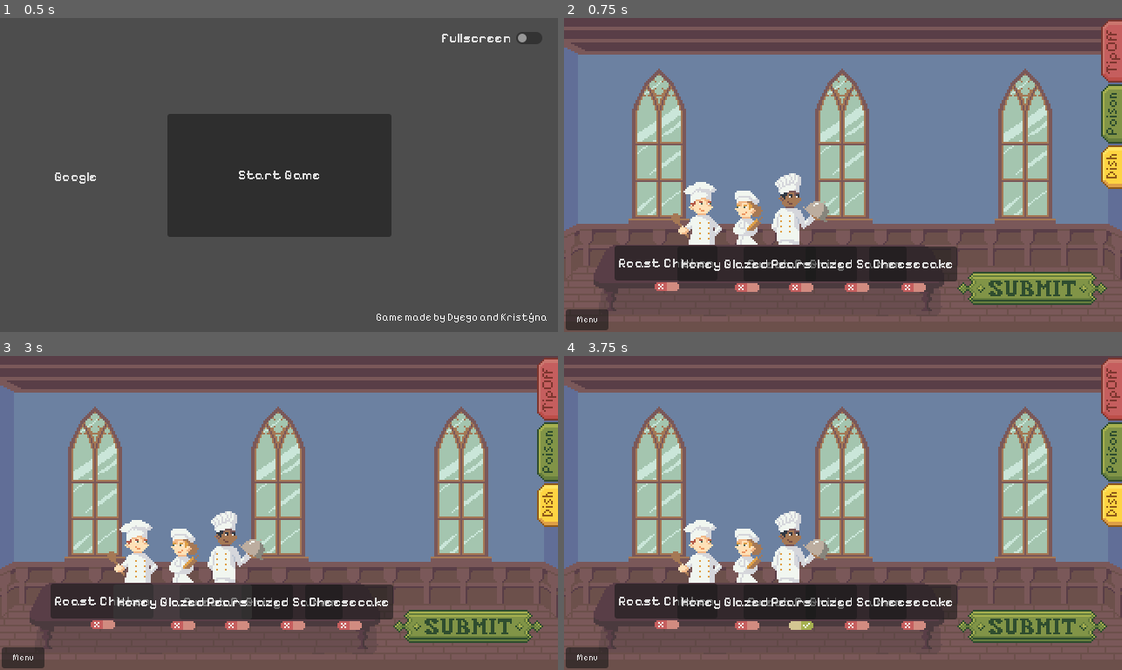
Above: before the commit, frames 1-4 (two rows, left to right).
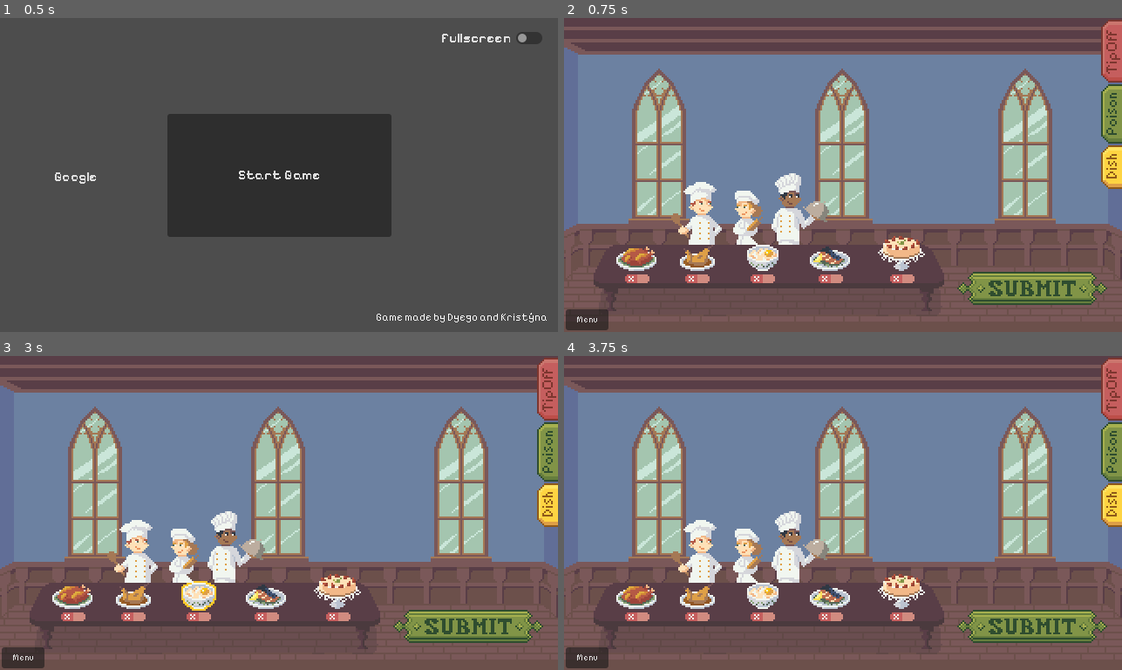
Above: after the commit, the same moments.

Repository: krstnvz/brackeys-gamejam
Game: Godot game, scene res://scenes/game/root.tscn
The game is run twice, just before and just after one commit, with the same random seed, the same clock (stepped at 60 frames per second) and the same inputs.
Inputs (mouse positions are in pixels of both pictures, inside the frame that each line leads up to; where the layout moved, square brackets give the same spot in the first picture):
- Up to frame 1 (0.5 s): no input
- Up to frame 2 (0.75 s): click "Start Game" at 0.5 s
- Up to frame 3 (3 s): click "Menu" at 1.25 s; click "Start Game" at 2 s; click (200, 594) [234, 600] at 2.75 s
- Up to frame 4 (3.75 s): click (798, 626) at 3.52 s

Frame 1 is identical in both runs. In frame 2, 7.6% of the frame differs, in the area x 9-71%, y 69-88%; in frame 3, 7.2%; in frame 4, 7.6%.

Commit message:
feat: implement dishes sprites

Diff:
--- a/data objects/cooks/peter.tres
+++ b/data objects/cooks/peter.tres
@@ -1,7 +1,7 @@
 [gd_resource type="Resource" script_class="CookData" format=3 uid="uid://cgweu5mb0amv6"]
 
 [ext_resource type="Script" uid="uid://bga07nfiordvr" path="res://scripts/cooks/cook_data.gd" id="1_4hc0y"]
-[ext_resource type="Texture2D" uid="uid://1bqsoa6rtxjv" path="res://sprites/peter.png" id="1_syy0o"]
+[ext_resource type="Texture2D" uid="uid://1bqsoa6rtxjv" path="res://sprites/cooks/peter.png" id="1_syy0o"]
 
 [sub_resource type="AtlasTexture" id="AtlasTexture_3rvul"]
 resource_local_to_scene = true
--- a/data objects/cooks/rose.tres
+++ b/data objects/cooks/rose.tres
@@ -1,7 +1,7 @@
 [gd_resource type="Resource" script_class="CookData" format=3 uid="uid://cmd7y583cyq1w"]
 
 [ext_resource type="Script" uid="uid://bga07nfiordvr" path="res://scripts/cooks/cook_data.gd" id="1_mj3sb"]
-[ext_resource type="Texture2D" uid="uid://dcrblg5xh3rrd" path="res://sprites/rose.png" id="1_wwv8s"]
+[ext_resource type="Texture2D" uid="uid://dcrblg5xh3rrd" path="res://sprites/cooks/rose.png" id="1_wwv8s"]
 
 [sub_resource type="AtlasTexture" id="AtlasTexture_6rcen"]
 atlas = ExtResource("1_wwv8s")
--- a/data objects/cooks/simon.tres
+++ b/data objects/cooks/simon.tres
@@ -1,7 +1,7 @@
 [gd_resource type="Resource" script_class="CookData" format=3 uid="uid://dnmrawhs2simj"]
 
 [ext_resource type="Script" uid="uid://bga07nfiordvr" path="res://scripts/cooks/cook_data.gd" id="1_8woyn"]
-[ext_resource type="Texture2D" uid="uid://i118rkoynqja" path="res://sprites/simon.png" id="1_afm0h"]
+[ext_resource type="Texture2D" uid="uid://i118rkoynqja" path="res://sprites/cooks/simon.png" id="1_afm0h"]
 
 [sub_resource type="AtlasTexture" id="AtlasTexture_6gsus"]
 atlas = ExtResource("1_afm0h")
--- a/data objects/dishes/cheesecake.tres
+++ b/data objects/dishes/cheesecake.tres
@@ -1,6 +1,15 @@
 [gd_resource type="Resource" script_class="DishData" format=3 uid="uid://56cna5mxbnma"]
 
 [ext_resource type="Script" uid="uid://xbgs8haytcbq" path="res://scripts/dishes/dish_data.gd" id="1_3goxc"]
+[ext_resource type="Texture2D" uid="uid://dqa4vr1l0h4e6" path="res://sprites/dishes/cheesecake.png" id="1_d058o"]
+
+[sub_resource type="AtlasTexture" id="AtlasTexture_4r4dt"]
+atlas = ExtResource("1_d058o")
+region = Rect2(29, 0, 29, 22)
+
+[sub_resource type="AtlasTexture" id="AtlasTexture_85asg"]
+atlas = ExtResource("1_d058o")
+region = Rect2(0, 0, 29, 22)
 
 [resource]
 script = ExtResource("1_3goxc")
@@ -8,4 +17,6 @@
 cook = 2
 ingredients = Array[int]([18, 19, 20, 1, 2, 0])
 poisoned = true
+normal = SubResource("AtlasTexture_85asg")
+hightlight = SubResource("AtlasTexture_4r4dt")
 metadata/_custom_type_script = "uid://xbgs8haytcbq"
--- a/data objects/dishes/glazed_salmon.tres
+++ b/data objects/dishes/glazed_salmon.tres
@@ -1,10 +1,21 @@
 [gd_resource type="Resource" script_class="DishData" format=3 uid="uid://b61cj1umiow24"]
 
+[ext_resource type="Texture2D" uid="uid://4rb03dkhh48" path="res://sprites/dishes/salmon.png" id="1_5qtjp"]
 [ext_resource type="Script" uid="uid://xbgs8haytcbq" path="res://scripts/dishes/dish_data.gd" id="1_oxf3c"]
+
+[sub_resource type="AtlasTexture" id="AtlasTexture_wxm4e"]
+atlas = ExtResource("1_5qtjp")
+region = Rect2(25, 0, 25, 16)
+
+[sub_resource type="AtlasTexture" id="AtlasTexture_um2t8"]
+atlas = ExtResource("1_5qtjp")
+region = Rect2(0, 0, 25, 16)
 
 [resource]
 script = ExtResource("1_oxf3c")
 name = "Glazed Salmon"
 cook = 1
 ingredients = Array[int]([6, 7, 3, 8, 9])
+normal = SubResource("AtlasTexture_um2t8")
+hightlight = SubResource("AtlasTexture_wxm4e")
 metadata/_custom_type_script = "uid://xbgs8haytcbq"
--- a/data objects/dishes/honey_glazed_pears.tres
+++ b/data objects/dishes/honey_glazed_pears.tres
@@ -1,9 +1,20 @@
 [gd_resource type="Resource" script_class="DishData" format=3 uid="uid://yhpjs4kca8c2"]
 
+[ext_resource type="Texture2D" uid="uid://bc0w3mag6u2xm" path="res://sprites/dishes/pears.png" id="1_esoqe"]
 [ext_resource type="Script" uid="uid://xbgs8haytcbq" path="res://scripts/dishes/dish_data.gd" id="1_kcg7v"]
+
+[sub_resource type="AtlasTexture" id="AtlasTexture_rrrcj"]
+atlas = ExtResource("1_esoqe")
+region = Rect2(22, 0, 22, 17)
+
+[sub_resource type="AtlasTexture" id="AtlasTexture_db3h0"]
+atlas = ExtResource("1_esoqe")
+region = Rect2(0, 0, 22, 17)
 
 [resource]
 script = ExtResource("1_kcg7v")
 name = "Honey Glazed Pears"
 ingredients = Array[int]([17, 15, 16, 3, 0])
+normal = SubResource("AtlasTexture_db3h0")
+hightlight = SubResource("AtlasTexture_rrrcj")
 metadata/_custom_type_script = "uid://xbgs8haytcbq"
--- a/data objects/dishes/roast_chicken.tres
+++ b/data objects/dishes/roast_chicken.tres
@@ -1,10 +1,21 @@
 [gd_resource type="Resource" script_class="DishData" format=3 uid="uid://b5j3dxsi5ixmf"]
 
+[ext_resource type="Texture2D" uid="uid://b3gosdlvb27pc" path="res://sprites/dishes/chicken.png" id="1_15ubm"]
 [ext_resource type="Script" uid="uid://xbgs8haytcbq" path="res://scripts/dishes/dish_data.gd" id="1_twulo"]
+
+[sub_resource type="AtlasTexture" id="AtlasTexture_m5pp0"]
+atlas = ExtResource("1_15ubm")
+region = Rect2(25, 0, 25, 16)
+
+[sub_resource type="AtlasTexture" id="AtlasTexture_lmx2b"]
+atlas = ExtResource("1_15ubm")
+region = Rect2(0, 0, 25, 16)
 
 [resource]
 script = ExtResource("1_twulo")
 name = "Roast Chicken"
 cook = 1
 ingredients = Array[int]([10, 11, 12, 13, 14, 3, 1])
+normal = SubResource("AtlasTexture_lmx2b")
+hightlight = SubResource("AtlasTexture_m5pp0")
 metadata/_custom_type_script = "uid://xbgs8haytcbq"
--- a/data objects/dishes/sweet_porridge.tres
+++ b/data objects/dishes/sweet_porridge.tres
@@ -1,10 +1,21 @@
 [gd_resource type="Resource" script_class="DishData" format=3 uid="uid://uwp5wlphx4uq"]
 
 [ext_resource type="Script" uid="uid://xbgs8haytcbq" path="res://scripts/dishes/dish_data.gd" id="1_1log2"]
+[ext_resource type="Texture2D" uid="uid://b17x0dmhkgajg" path="res://sprites/dishes/porridge.png" id="1_re8bo"]
+
+[sub_resource type="AtlasTexture" id="AtlasTexture_ycv3l"]
+atlas = ExtResource("1_re8bo")
+region = Rect2(20, 0, 20, 17)
+
+[sub_resource type="AtlasTexture" id="AtlasTexture_i124i"]
+atlas = ExtResource("1_re8bo")
+region = Rect2(0, 0, 20, 17)
 
 [resource]
 script = ExtResource("1_1log2")
 name = "Sweet Porridge"
 ingredients = Array[int]([4, 0, 5, 1, 2])
 poisoned = true
+normal = SubResource("AtlasTexture_i124i")
+hightlight = SubResource("AtlasTexture_ycv3l")
 metadata/_custom_type_script = "uid://xbgs8haytcbq"
--- a/scenes/components/Dish.tscn
+++ b/scenes/components/Dish.tscn
@@ -1,34 +1,34 @@
 [gd_scene format=3 uid="uid://bv2owiajweq0r"]
 
+[ext_resource type="Texture2D" uid="uid://dgytvxyinq6b7" path="res://sprites/dishes/porridge_atlas.tres" id="1_f0vex"]
 [ext_resource type="Script" uid="uid://blwabtrrbq1hb" path="res://scripts/dishes/dish.gd" id="1_fhlt1"]
 [ext_resource type="Resource" uid="uid://uwp5wlphx4uq" path="res://data objects/dishes/sweet_porridge.tres" id="2_x5gce"]
 [ext_resource type="Texture2D" uid="uid://buoqyvggxa0em" path="res://sprites/UI/toggle_off.tres" id="3_pkfoj"]
 [ext_resource type="Texture2D" uid="uid://bdbwr4sdx6lpo" path="res://sprites/UI/toggle_on.tres" id="4_f0vex"]
 
-[node name="DishButton" type="Button" unique_id=415389592]
-offset_left = -22.0
-offset_top = -20.0
-offset_right = 21.0
-offset_bottom = 20.0
-text = "Dish"
+[node name="DishButton" type="TextureButton" unique_id=1092572369]
+texture_filter = 1
+offset_right = 20.0
+offset_bottom = 17.0
+scale = Vector2(2, 2)
+texture_normal = ExtResource("1_f0vex")
 script = ExtResource("1_fhlt1")
 dish = ExtResource("2_x5gce")
 
 [node name="CheckButton" type="TextureButton" parent="." unique_id=700562607]
 texture_filter = 1
 layout_mode = 1
-anchors_preset = 8
+anchors_preset = 7
 anchor_left = 0.5
-anchor_top = 0.5
+anchor_top = 1.0
 anchor_right = 0.5
-anchor_bottom = 0.5
-offset_left = -13.5
-offset_top = 22.0
-offset_right = 0.5
-offset_bottom = 27.0
+anchor_bottom = 1.0
+offset_left = -7.0
+offset_top = 1.0
+offset_right = 7.0
+offset_bottom = 6.0
 grow_horizontal = 2
-grow_vertical = 2
-scale = Vector2(2, 2)
+grow_vertical = 0
 toggle_mode = true
 texture_normal = ExtResource("3_pkfoj")
 texture_pressed = ExtResource("4_f0vex")
--- a/scenes/game/main_game.tscn
+++ b/scenes/game/main_game.tscn
@@ -4,18 +4,22 @@
 [ext_resource type="Texture2D" uid="uid://4380ny5wug66" path="res://sprites/background.png" id="2_eixuh"]
 [ext_resource type="PackedScene" uid="uid://bv2owiajweq0r" path="res://scenes/components/Dish.tscn" id="2_xgagw"]
 [ext_resource type="Resource" uid="uid://b61cj1umiow24" path="res://data objects/dishes/glazed_salmon.tres" id="3_eixuh"]
+[ext_resource type="Texture2D" uid="uid://y6572cqo4ry1" path="res://sprites/dishes/cheesecake_atlas.tres" id="4_q7sfi"]
 [ext_resource type="Resource" uid="uid://b5j3dxsi5ixmf" path="res://data objects/dishes/roast_chicken.tres" id="4_v72ow"]
 [ext_resource type="Resource" uid="uid://yhpjs4kca8c2" path="res://data objects/dishes/honey_glazed_pears.tres" id="5_ccb4r"]
+[ext_resource type="Texture2D" uid="uid://c5c6x2x2tbmnj" path="res://sprites/dishes/salmon_atlas.tres" id="5_p4idn"]
 [ext_resource type="Resource" uid="uid://56cna5mxbnma" path="res://data objects/dishes/cheesecake.tres" id="6_stils"]
 [ext_resource type="PackedScene" uid="uid://rob1bfdbg0mr" path="res://scenes/components/Cook.tscn" id="7_mssxc"]
+[ext_resource type="Texture2D" uid="uid://bew7r1rtv2lhm" path="res://sprites/dishes/chicken_atlas.tres" id="7_ntqwg"]
 [ext_resource type="Resource" uid="uid://dnmrawhs2simj" path="res://data objects/cooks/simon.tres" id="8_dp4e7"]
-[ext_resource type="Texture2D" uid="uid://b4su2hogptwkk" path="res://sprites/rose_atlas.tres" id="9_v72ow"]
+[ext_resource type="Texture2D" uid="uid://qgwkx5w6t5hx" path="res://sprites/dishes/pears_atlas.tres" id="9_mgm0d"]
+[ext_resource type="Texture2D" uid="uid://b4su2hogptwkk" path="res://sprites/cooks/rose_atlas.tres" id="9_v72ow"]
 [ext_resource type="Resource" uid="uid://cgweu5mb0amv6" path="res://data objects/cooks/peter.tres" id="9_wyrr4"]
-[ext_resource type="Texture2D" uid="uid://dd30ny51tit0s" path="res://sprites/simon_atlas.tres" id="10_ccb4r"]
+[ext_resource type="Texture2D" uid="uid://dd30ny51tit0s" path="res://sprites/cooks/simon_atlas.tres" id="10_ccb4r"]
 [ext_resource type="Script" uid="uid://jhes5jx3ht77" path="res://scripts/overlay_visibility.gd" id="10_jka6k"]
 [ext_resource type="Script" uid="uid://bl7126h1hxp4c" path="res://scripts/ingredients/ingredient_list.gd" id="11_refti"]
 [ext_resource type="PackedScene" uid="uid://62xkmihlpayo" path="res://scenes/components/IngredientButton.tscn" id="12_f03l8"]
-[ext_resource type="Texture2D" uid="uid://1bqsoa6rtxjv" path="res://sprites/peter.png" id="12_stils"]
+[ext_resource type="Texture2D" uid="uid://1bqsoa6rtxjv" path="res://sprites/cooks/peter.png" id="12_stils"]
 [ext_resource type="Script" uid="uid://rohhvs6o5y5k" path="res://scripts/cooks/cook_statement.gd" id="13_20abi"]
 [ext_resource type="Texture2D" uid="uid://cflu6i1ewl361" path="res://sprites/UI/buttons/fancy_button_normal.tres" id="14_3xlgy"]
 [ext_resource type="Resource" uid="uid://cmd7y583cyq1w" path="res://data objects/cooks/rose.tres" id="14_h2va7"]
@@ -28,14 +32,14 @@
 [ext_resource type="Texture2D" uid="uid://cgnrx0bx648aq" path="res://sprites/UI/tabs/tip_off_tab_selected_atlas.tres" id="16_wyrr4"]
 [ext_resource type="Texture2D" uid="uid://dpjbpa7hysqgm" path="res://sprites/UI/tabs/dish_tab_pressed_atlas.tres" id="19_refti"]
 
-[sub_resource type="AtlasTexture" id="AtlasTexture_h2va7"]
+[sub_resource type="AtlasTexture" id="AtlasTexture_q7sfi"]
 resource_local_to_scene = true
 atlas = ExtResource("12_stils")
 region = Rect2(0, 0, 31, 37)
 
 [node name="Main" type="Node" unique_id=447475477 node_paths=PackedStringArray("dishes")]
 script = ExtResource("1_cn0rj")
-dishes = [NodePath("Dishes/DishButton1"), NodePath("Dishes/DishButton2"), NodePath("Dishes/DishButton3"), NodePath("Dishes/DishButton4"), NodePath("Dishes/DishButton5")]
+dishes = [null, null, null, null, null]
 
 [node name="TextureRect" type="TextureRect" parent="." unique_id=1740705326]
 texture_filter = 1
@@ -50,37 +54,41 @@
 [node name="Dishes" type="Node" parent="." unique_id=1007331144]
 
 [node name="DishButton1" parent="Dishes" unique_id=415389592 instance=ExtResource("2_xgagw")]
-offset_left = 206.0
-offset_top = 262.0
-offset_right = 249.0
-offset_bottom = 302.0
+offset_left = 208.0
+offset_top = 258.0
+offset_right = 228.0
+offset_bottom = 275.0
 
 [node name="DishButton2" parent="Dishes" unique_id=1160370312 instance=ExtResource("2_xgagw")]
-offset_left = 277.0
-offset_top = 262.0
-offset_right = 320.0
-offset_bottom = 302.0
+offset_left = 280.0
+offset_top = 260.0
+offset_right = 305.0
+offset_bottom = 276.0
+texture_normal = ExtResource("5_p4idn")
 dish = ExtResource("3_eixuh")
 
 [node name="DishButton3" parent="Dishes" unique_id=1980203305 instance=ExtResource("2_xgagw")]
 offset_left = 58.0
-offset_top = 261.0
-offset_right = 101.0
-offset_bottom = 301.0
+offset_top = 260.0
+offset_right = 83.0
+offset_bottom = 276.0
+texture_normal = ExtResource("7_ntqwg")
 dish = ExtResource("4_v72ow")
 
 [node name="DishButton4" parent="Dishes" unique_id=731125659 instance=ExtResource("2_xgagw")]
-offset_left = 130.0
-offset_top = 262.0
-offset_right = 173.0
-offset_bottom = 302.0
+offset_left = 131.0
+offset_top = 258.0
+offset_right = 153.0
+offset_bottom = 275.0
+texture_normal = ExtResource("9_mgm0d")
 dish = ExtResource("5_ccb4r")
 
 [node name="DishButton5" parent="Dishes" unique_id=1334535440 instance=ExtResource("2_xgagw")]
-offset_left = 350.0
-offset_top = 262.0
-offset_right = 393.0
-offset_bottom = 302.0
+offset_left = 358.0
+offset_top = 248.0
+offset_right = 387.0
+offset_bottom = 270.0
+texture_normal = ExtResource("4_q7sfi")
 dish = ExtResource("6_stils")
 
 [node name="Cooks" type="Node" parent="." unique_id=1674559037]
--- a/scripts/cooks/cook.gd
+++ b/scripts/cooks/cook.gd
@@ -8,7 +8,7 @@
 	self.texture_hover = cook_data.hightlight
 
 	# Get the image from the texture normal
-	var image = texture_normal.get_image()
+	var image = texture_hover.get_image()
 	# Create the BitMap
 	var bitmap = BitMap.new()
 	# Fill it from the image alpha
--- a/scripts/dishes/dish.gd
+++ b/scripts/dishes/dish.gd
@@ -1,12 +1,13 @@
 class_name Dish
-extends Button
+extends TextureButton
 
 signal refresh_ingredients
 
 @export var dish: DishData = null
 
 func _ready() -> void:
-	text = dish.name
+	texture_normal = dish.normal
+	texture_hover = dish.hightlight
 
 func _on_button_up() -> void:
 	print("\n" + dish.name)
--- a/scripts/dishes/dish_data.gd
+++ b/scripts/dishes/dish_data.gd
@@ -6,3 +6,5 @@
 @export var cook: CookData.Cooks = 0
 @export var ingredients: Array[IngredientsData.Ingredient] = []
 @export var poisoned: bool = false
+@export var normal: AtlasTexture
+@export var hightlight: AtlasTexture
--- a/sprites/peter_atlas.tres
+++ b/sprites/cooks/peter_atlas.tres
@@ -1,6 +1,6 @@
 [gd_resource type="AtlasTexture" format=3 uid="uid://dwpk6wiprknwt"]
 
-[ext_resource type="Texture2D" uid="uid://1bqsoa6rtxjv" path="res://sprites/peter.png" id="1_yl1qy"]
+[ext_resource type="Texture2D" uid="uid://1bqsoa6rtxjv" path="res://sprites/cooks/peter.png" id="1_yl1qy"]
 
 [resource]
 resource_local_to_scene = true
--- a/sprites/rose_atlas.tres
+++ b/sprites/cooks/rose_atlas.tres
@@ -1,6 +1,6 @@
 [gd_resource type="AtlasTexture" format=3 uid="uid://b4su2hogptwkk"]
 
-[ext_resource type="Texture2D" uid="uid://dcrblg5xh3rrd" path="res://sprites/rose.png" id="1_5a3i2"]
+[ext_resource type="Texture2D" uid="uid://dcrblg5xh3rrd" path="res://sprites/cooks/rose.png" id="1_5a3i2"]
 
 [resource]
 atlas = ExtResource("1_5a3i2")
--- a/sprites/simon_atlas.tres
+++ b/sprites/cooks/simon_atlas.tres
@@ -1,6 +1,6 @@
 [gd_resource type="AtlasTexture" format=3 uid="uid://dd30ny51tit0s"]
 
-[ext_resource type="Texture2D" uid="uid://i118rkoynqja" path="res://sprites/simon.png" id="1_rqu4y"]
+[ext_resource type="Texture2D" uid="uid://i118rkoynqja" path="res://sprites/cooks/simon.png" id="1_rqu4y"]
 
 [resource]
 atlas = ExtResource("1_rqu4y")
--- /dev/null
+++ b/sprites/dishes/cheesecake_atlas.tres
@@ -0,0 +1,7 @@
+[gd_resource type="AtlasTexture" format=3 uid="uid://y6572cqo4ry1"]
+
+[ext_resource type="Texture2D" uid="uid://dqa4vr1l0h4e6" path="res://sprites/dishes/cheesecake.png" id="1_3pv8o"]
+
+[resource]
+atlas = ExtResource("1_3pv8o")
+region = Rect2(0, 0, 29, 22)
--- /dev/null
+++ b/sprites/dishes/chicken_atlas.tres
@@ -0,0 +1,7 @@
+[gd_resource type="AtlasTexture" format=3 uid="uid://bew7r1rtv2lhm"]
+
+[ext_resource type="Texture2D" uid="uid://b3gosdlvb27pc" path="res://sprites/dishes/chicken.png" id="1_ff4n0"]
+
+[resource]
+atlas = ExtResource("1_ff4n0")
+region = Rect2(0, 0, 25, 16)
--- /dev/null
+++ b/sprites/dishes/pears_atlas.tres
@@ -0,0 +1,7 @@
+[gd_resource type="AtlasTexture" format=3 uid="uid://qgwkx5w6t5hx"]
+
+[ext_resource type="Texture2D" uid="uid://bc0w3mag6u2xm" path="res://sprites/dishes/pears.png" id="1_3j3rl"]
+
+[resource]
+atlas = ExtResource("1_3j3rl")
+region = Rect2(0, 0, 22, 17)
--- /dev/null
+++ b/sprites/dishes/porridge_atlas.tres
@@ -0,0 +1,7 @@
+[gd_resource type="AtlasTexture" format=3 uid="uid://dgytvxyinq6b7"]
+
+[ext_resource type="Texture2D" uid="uid://b17x0dmhkgajg" path="res://sprites/dishes/porridge.png" id="1_8owxx"]
+
+[resource]
+atlas = ExtResource("1_8owxx")
+region = Rect2(0, 0, 20, 17)
--- /dev/null
+++ b/sprites/dishes/salmon_atlas.tres
@@ -0,0 +1,7 @@
+[gd_resource type="AtlasTexture" format=3 uid="uid://c5c6x2x2tbmnj"]
+
+[ext_resource type="Texture2D" uid="uid://4rb03dkhh48" path="res://sprites/dishes/salmon.png" id="1_nq21v"]
+
+[resource]
+atlas = ExtResource("1_nq21v")
+region = Rect2(0, 0, 25, 16)
Not shown: 1 places in scenes/game/main_game.tscn that only renumber resources
Renamed: sprites/peter.png -> sprites/cooks/peter.png
Not shown, changed: sprites/cooks/peter.png.import
Renamed: sprites/rose.png -> sprites/cooks/rose.png
Not shown, changed: sprites/cooks/rose.png.import
Renamed: sprites/simon.png -> sprites/cooks/simon.png
Not shown, changed: sprites/cooks/simon.png.import
